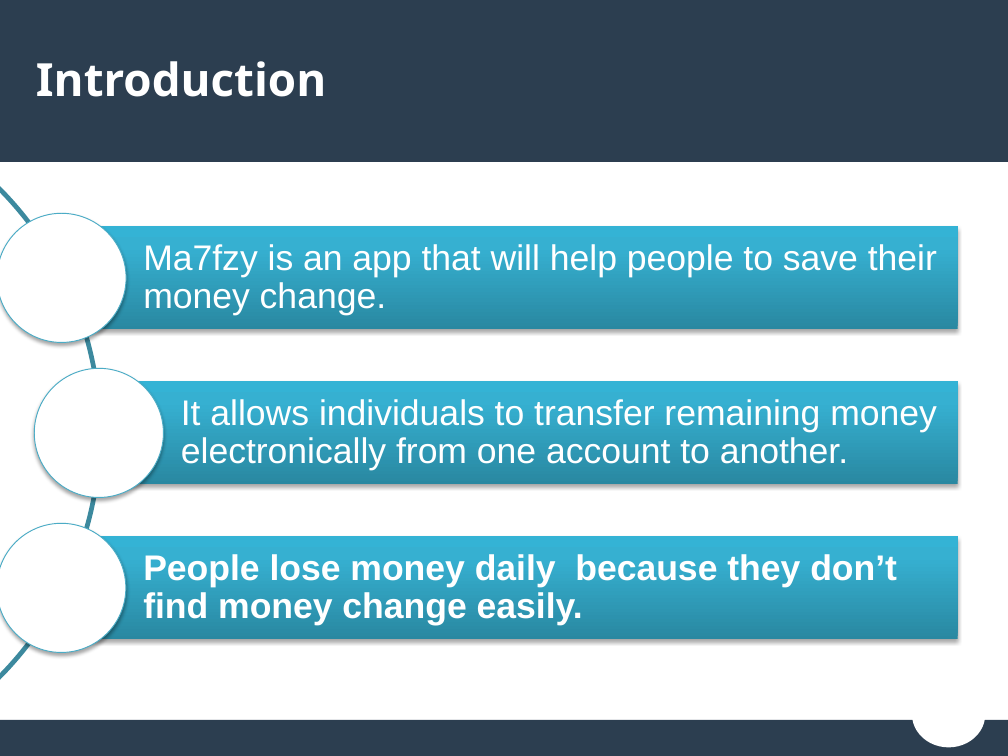
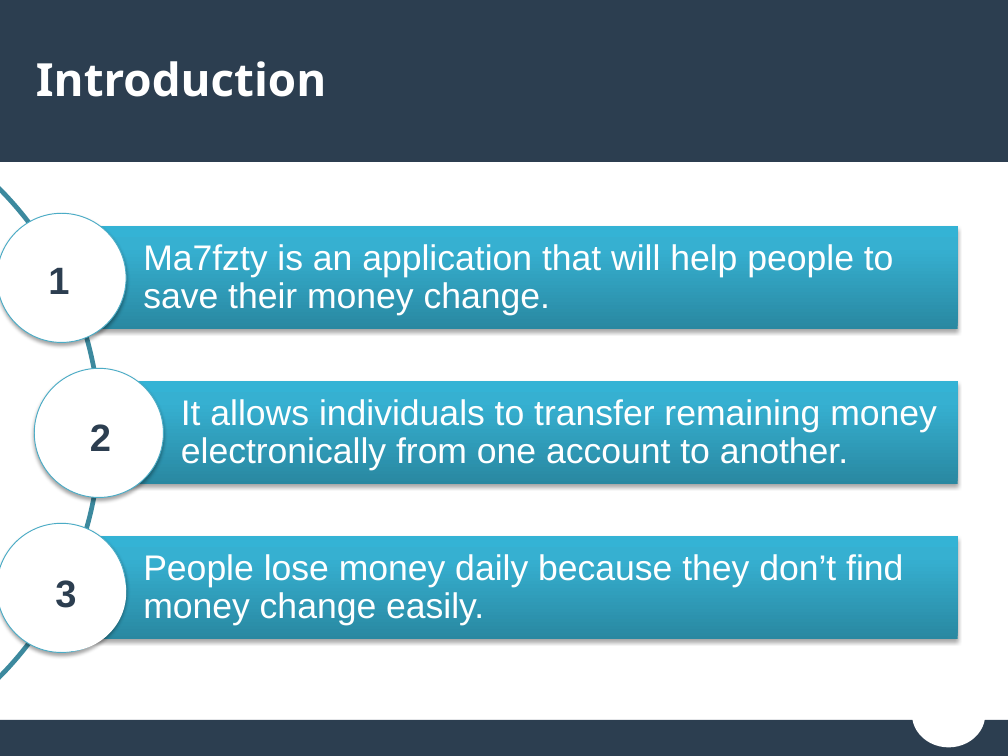
Before and after one commit to YoussifAssem/Parallel-Programming, a slide deck: slide 3 of Presentation/Presentation.pptx. Drawn at 1008x756 pixels with LibreOffice and Linux fonts; fonts in the diff are those of the drawing. Boxes give left, top, right and bottom in pixels: in the first picture for what was removed or moved away, otherwise in the second. Text is boxed around its words. In the diff, an @@ line names an element or a change of style, - is before the commit and + after.

```diff
--- a/Presentation/Presentation.pptx
+++ b/Presentation/Presentation.pptx
@@ ellipse added at (0, 221, 118, 337), fill #FFFFFF, outline #FFFFFF 2 pt, 30 pt, text #2C3E50, bold @@
+1
@@ text at (143, 244, 894, 315): text changed @@
-Ma7fzy is an app that will help people to save their money change.
+Ma7fzty is an application that will help people to save their money change.
@@ ellipse added at (42, 378, 160, 493), fill #FFFFFF, outline #FFFFFF 2 pt, 30 pt, text #2C3E50, bold @@
+2
@@ ellipse added at (7, 535, 125, 650), fill #FFFFFF, outline #FFFFFF 2 pt, 30 pt, text #2C3E50, bold @@
+3
@@ text "People lose money daily because ..." at (143, 554, 903, 625): bold off @@
```
Also in this commit, not shown: 4 other slides changed, 4 slides added, 2 slides removed.
